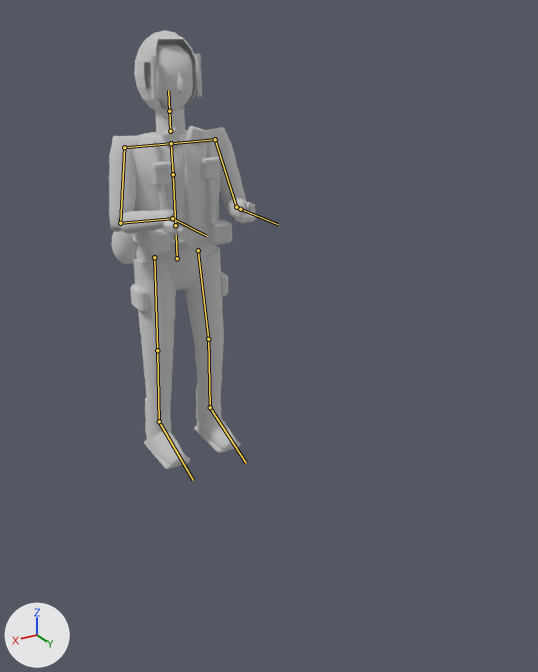
A saved change to the glTF model ambush_loop/art/v2/models/enemy_sneak_lod0.glb.
Both versions are drawn from a camera (50 mm lens) standing at (1.29, 2.94, 1.92) and looking at (-0.01, 0.77, 0.84). The lights are fixed; the arrows at lower left show +X, +Y and +Z. The picture after the commit comes second. The bones that change, and the others that lie on the model, are drawn over the model as lines.

Objects in the first picture: 'enemy_sneak_body'.
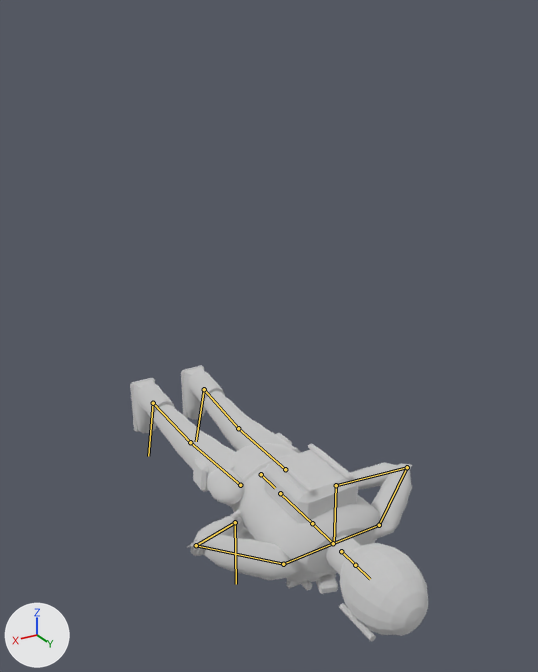
The newer file adds an action. The first version stands in its rest pose; the second is drawn at frame 0 of the action 'corpse_lift'.

The change in detail:
Bone 'pelvis' (bone_pelvis) moves from (0.0, 0.0, 0.0) to (0.0, -0.717, -0.73).
Bone 'pelvis' (bone_pelvis) turns from (0, 0, 0) to (-90, 0, 0) degrees about its own x, y and z.
Bone 'clavicle.L' (bone_clavicle_l) turns from (0, 0, 0) to (0, -90, 0) degrees about its own x, y and z.
Bone 'upper_arm.L' (bone_upper_arm_l) turns from (0, 0, 0) to (-16, 18, 95) degrees about its own x, y and z.
Bone 'forearm.L' (bone_forearm_l) turns from (0, 0, 0) to (61, 65, -69) degrees about its own x, y and z.
Bone 'hand.L' (bone_hand_l) turns from (0, 0, 0) to (-101, -30, 101) degrees about its own x, y and z.
Bone 'clavicle.R' (bone_clavicle_r) turns from (0, 0, 0) to (0, 90, 0) degrees about its own x, y and z.
Bone 'upper_arm.R' (bone_upper_arm_r) turns from (0, 0, 0) to (-16, -18, -95) degrees about its own x, y and z.
Bone 'forearm.R' (bone_forearm_r) turns from (0, 0, 0) to (61, -65, 69) degrees about its own x, y and z.
Bone 'hand.R' (bone_hand_r) turns from (0, 0, 0) to (-101, 30, -101) degrees about its own x, y and z.
Bone 'thigh.L' (bone_thigh_l) turns from (0, 0, 0) to (0, -5, -1) degrees about its own x, y and z.
Bone 'shin.L' (bone_shin_l) turns from (0, 0, 0) to (0, 2, 3) degrees about its own x, y and z.
Bone 'foot.L' (bone_foot_l) turns from (0, 0, 0) to (0, -1, -3) degrees about its own x, y and z.
Bone 'thigh.R' (bone_thigh_r) turns from (0, 0, 0) to (0, 5, 1) degrees about its own x, y and z.
Bone 'shin.R' (bone_shin_r) turns from (0, 0, 0) to (0, -2, -3) degrees about its own x, y and z.
Bone 'foot.R' (bone_foot_r) turns from (0, 0, 0) to (0, 1, 3) degrees about its own x, y and z.

Changed parts and their boxes (x1, y1, x2, y2) in the pictures (538 x 672 px):
'enemy_sneak_body', posed (102% wider, 37% shorter): before (109, 30, 256, 469); after (130, 365, 428, 642)
bone 'pelvis', root to tip: before (177, 258) to (176, 235); after (261, 474) to (275, 488)
bone 'clavicle.L', root to tip: before (171, 143) to (215, 139); after (333, 543) to (379, 525)
bone 'upper_arm.L', root to tip: before (215, 139) to (236, 207); after (379, 525) to (407, 467)
bone 'forearm.L', root to tip: before (236, 207) to (240, 209); after (407, 467) to (336, 485)
bone 'hand.L', root to tip: before (240, 209) to (278, 224); after (336, 485) to (334, 544)
bone 'clavicle.R', root to tip: before (171, 143) to (124, 147); after (333, 543) to (283, 564)
bone 'upper_arm.R', root to tip: before (124, 147) to (120, 223); after (283, 564) to (196, 545)
bone 'forearm.R', root to tip: before (120, 223) to (172, 218); after (196, 545) to (235, 522)
bone 'hand.R', root to tip: before (172, 218) to (206, 235); after (235, 522) to (236, 584)
bone 'thigh.L', root to tip: before (198, 250) to (208, 339); after (285, 469) to (238, 428)
bone 'shin.L', root to tip: before (208, 339) to (210, 407); after (238, 428) to (204, 389)
bone 'foot.L', root to tip: before (210, 407) to (246, 463); after (204, 389) to (196, 441)
bone 'thigh.R', root to tip: before (154, 257) to (157, 350); after (240, 485) to (190, 442)
bone 'shin.R', root to tip: before (157, 350) to (159, 421); after (190, 442) to (153, 403)
bone 'foot.R', root to tip: before (159, 421) to (193, 480); after (153, 403) to (148, 456)
